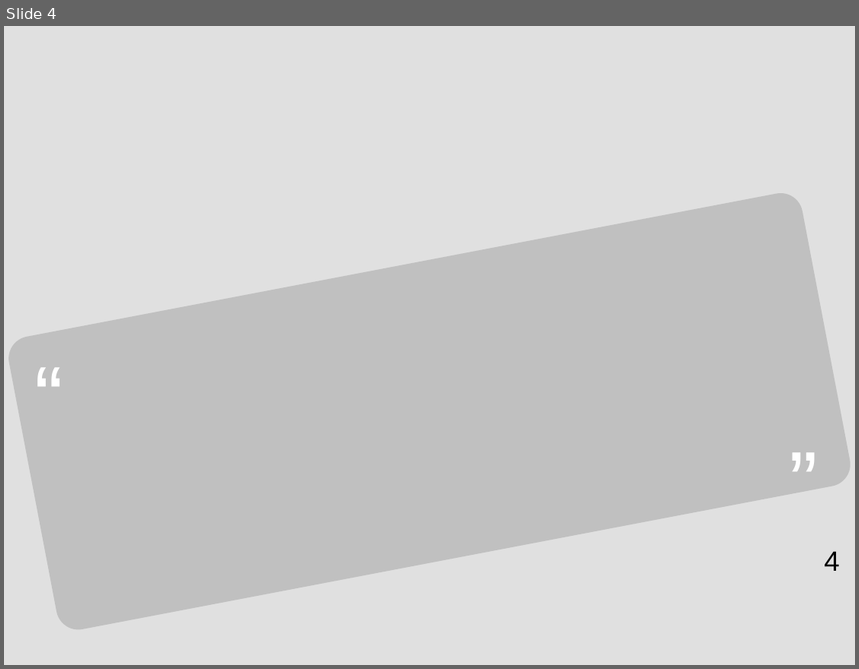
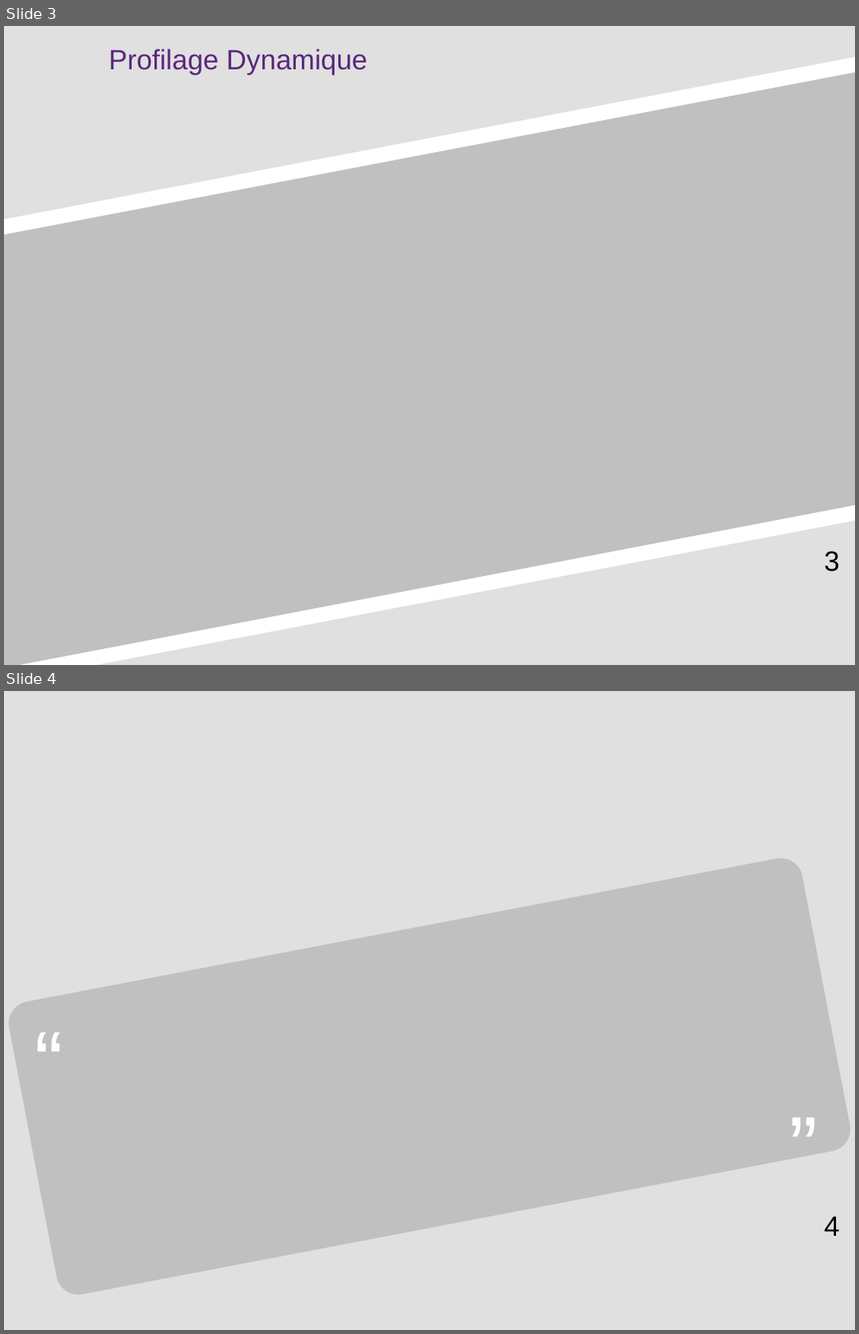
Before and after one commit to touzariLiticia/PLDAC, a slide deck: Presentation 1.odp. Shown one above the other, each under a label of ours: slide 4 before the commit, slides 3 and 4 after it. The pictures are 859x669 and 859x1334 pixels, drawn with LibreOffice and Linux fonts; fonts in the diff are those of the drawing. Boxes give left, top, right and bottom in pixels: in the first picture for what was removed or moved away, otherwise in the second. Text is boxed around its words. In the diff, an @@ line names an element or a change of style, - is before the commit and + after.

```diff
--- a/Presentation 1.odp
+++ b/Presentation 1.odp
@@ slide 3 added at bbox=[4, 26, 855, 665], background #FFFFFF @@
@@ freeform shape added at bbox=[4, 26, 855, 219], fill #E0E0E0 @@
@@ text added at bbox=[109, 49, 368, 75], 26 pt, text #5B277D @@
+Profilage Dynamique
@@ freeform shape added at bbox=[4, 72, 855, 665], fill #C0C0C0 @@
@@ freeform shape added at bbox=[97, 520, 855, 665], fill #E0E0E0 @@
@@ page number added at bbox=[824, 551, 839, 572], 26 pt, text #000000 @@
+3
```
Also in this commit, not shown: 2 other slides added, 3 slides removed, 2 other files.
